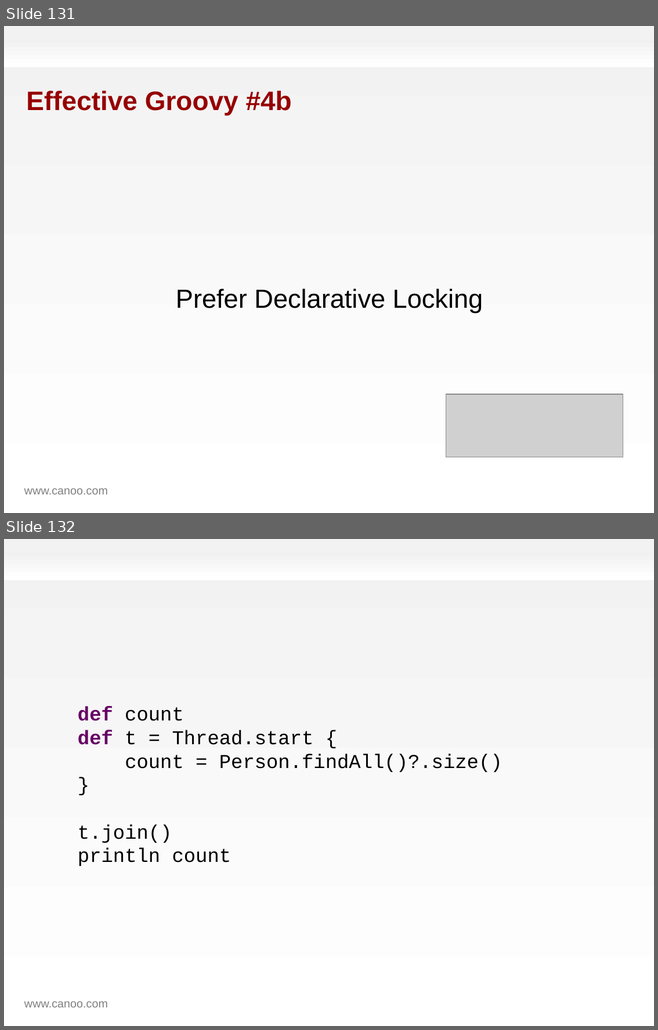
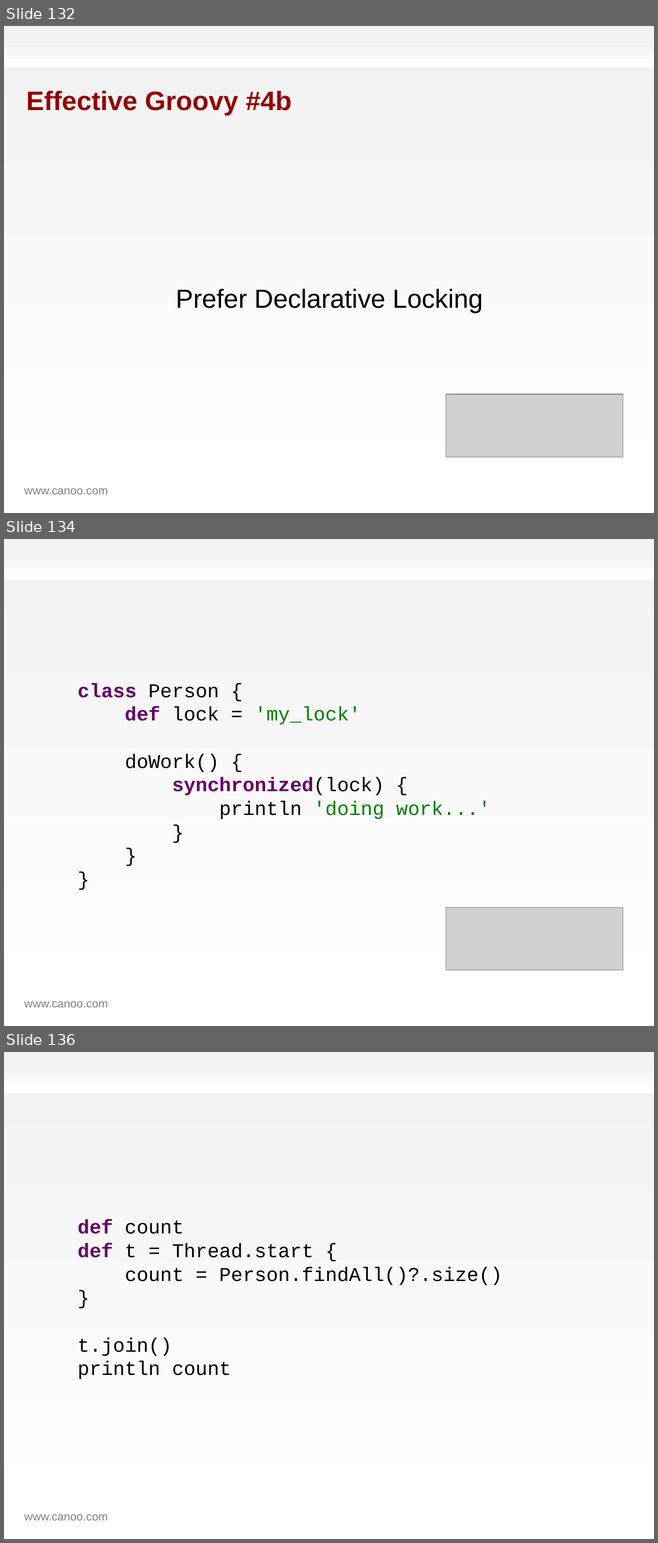
Before and after one commit to HamletDRC/presentations, a slide deck: effectivegroovy/effectivegroovy.odp. Shown one above the other, each under a label of ours: slides 131 and 132 before the commit, slides 132, 134 and 136 after it; the slides between them are not shown. The pictures are 658x1030 and 658x1543 pixels, drawn with LibreOffice and Linux fonts; fonts in the diff are those of the drawing; grey boxes stand for pictures; background and template pictures are left out. Boxes give left, top, right and bottom in pixels: in the first picture for what was removed or moved away, otherwise in the second. Text is boxed around its words. In the diff, an @@ line names an element or a change of style, - is before the commit and + after.

```diff
--- a/effectivegroovy/effectivegroovy.odp
+++ b/effectivegroovy/effectivegroovy.odp
@@ slide 134 added at box(4, 539, 654, 1026), background gradient #F2F2F2 to #FFFFFF; not listed: 2 template elements that a slide beside it also shows @@
@@ text added at box(78, 683, 491, 819), 24 pt, text #000000 @@
+class Person {
+def lock = 'my_lock'
+doWork() {
+synchronized(lock) {
+println 'doing work...'
+}
+}
+}
@@ picture added at box(446, 907, 623, 971) @@
@@ what was slide 131 is now slide 132 @@
@@ what was slide 132 is now slide 136 @@
```
Also in this commit, not shown: 3 slides changed, 6 other slides added, 2 slides removed.
